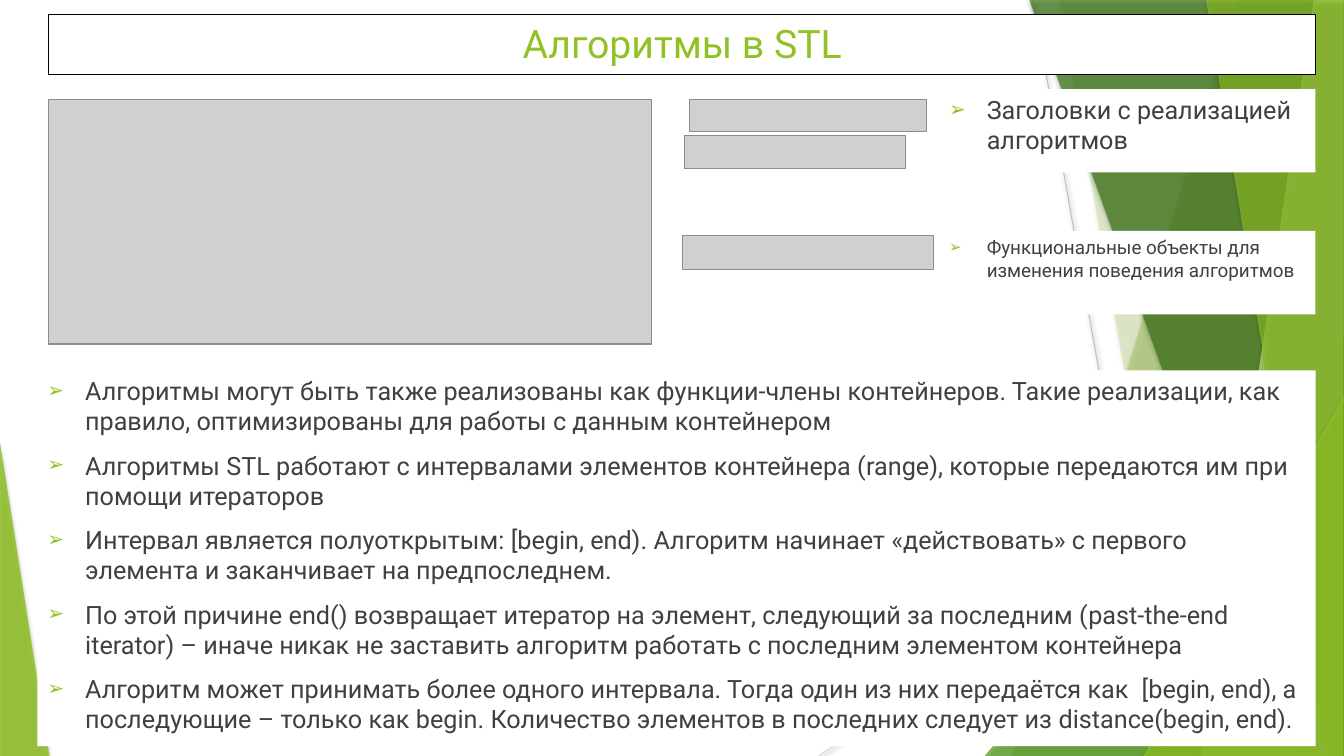
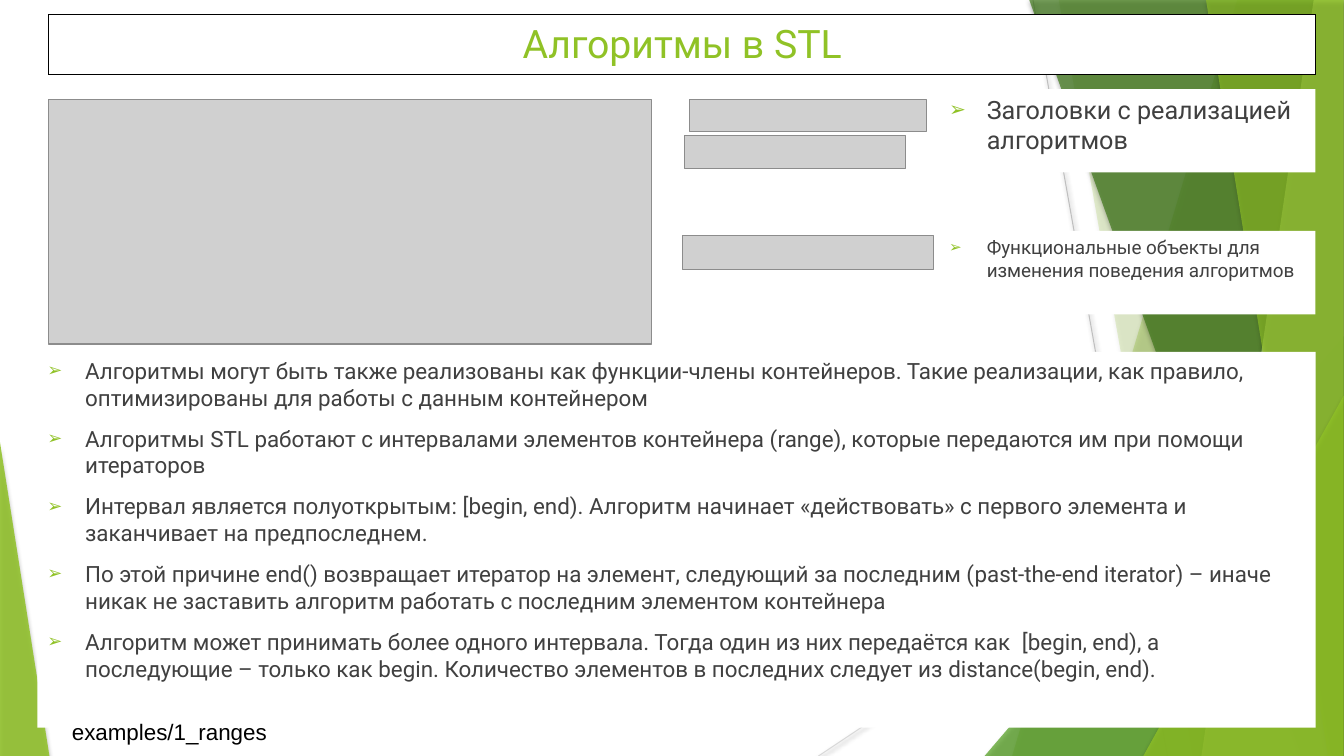
Before and after one commit to WhiteCatStudies/lectures, a slide deck: slide 2 of pt2/lectures/lecture6/lecture6.pptx. Drawn at 1344x756 pixels with LibreOffice and Linux fonts; fonts in the diff are those of the drawing; grey boxes stand for pictures. Boxes give left, top, right and bottom in pixels: in the first picture for what was removed or moved away, otherwise in the second. Text is boxed around its words. In the diff, an @@ line names an element or a change of style, - is before the commit and + after.

Commit message:
Lecture 6 examples were numbered and referenced in the presentation

```diff
--- a/pt2/lectures/lecture6/lecture6.pptx
+++ b/pt2/lectures/lecture6/lecture6.pptx
@@ rectangle "Алгоритмы могут быть также реализованы ...": place and size @@
-rectangle "Алгоритмы могут быть также реализованы ..." at (37,370,1316,746)
+rectangle "Алгоритмы могут быть также реализованы ..." at (37,352,1316,728)
@@ rectangle "Алгоритмы могут быть также реализованы ..." at (37,352,1316,728): size 18 to 16 pt @@
@@ text added at (72,723,267,745), 16 pt, text #000000 @@
+examples/1_ranges
```
Also in this commit, not shown: 3 other slides changed, 17 other files.
